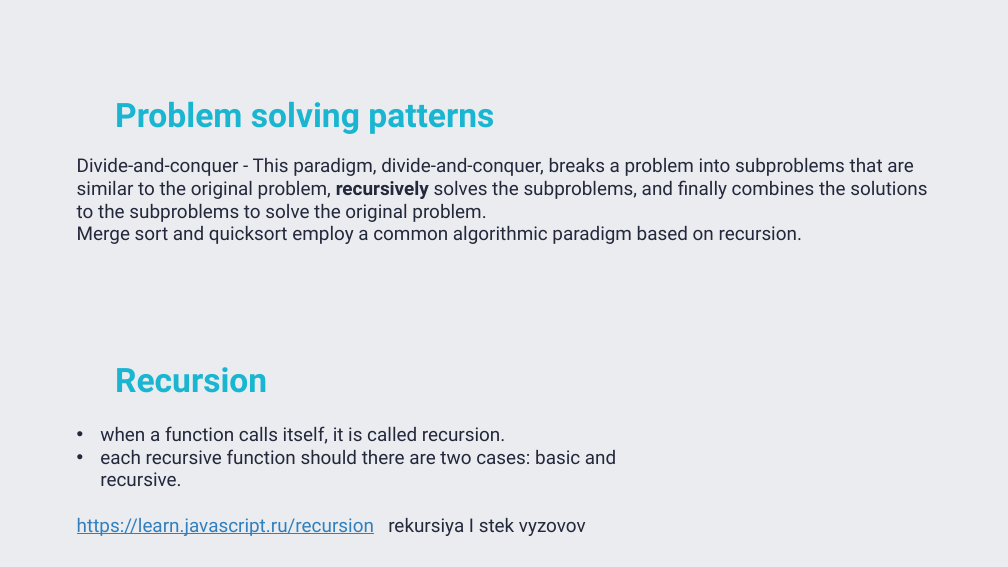
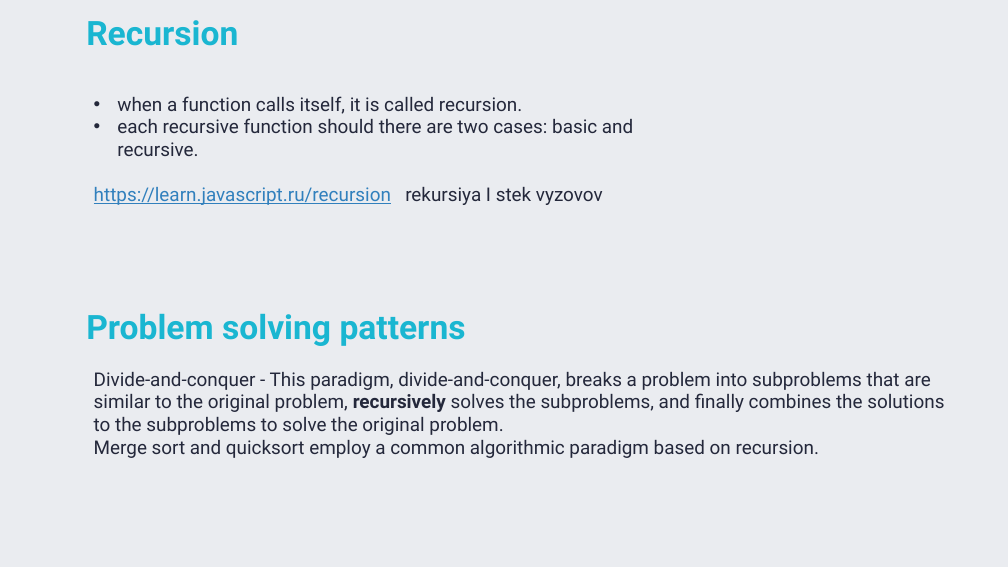
Before and after one commit to TigranVardanyan/Algorithms-and-Data-structures, a slide deck: slide 8 of ds&a.pptx (slide 7 before the commit). Drawn at 1008x567 pixels with LibreOffice and Linux fonts; fonts in the diff are those of the drawing. Boxes give left, top, right and bottom in pixels: in the first picture for what was removed or moved away, otherwise in the second. Text is boxed around its words. In the diff, an @@ line names an element or a change of style, - is before the commit and + after.

```diff
--- a/ds&a.pptx
+++ b/ds&a.pptx
@@ text "Recursion": place and size @@
-text "Recursion" at (115,367,267,393)
+text "Recursion" at (86,20,238,46)
@@ text "when a function calls itself, ...": place and size @@
-text "when a function calls itself, ..." at (77,426,616,536)
+text "when a function calls itself, ..." at (94,96,633,205)
@@ title "Problem solving patterns": place and size @@
-title "Problem solving patterns" at (115,101,494,134)
+title "Problem solving patterns" at (86,313,466,346)
@@ text "Divide-and-conquer - This paradigm, divide-and-conquer, ...": place and size @@
-text "Divide-and-conquer - This paradigm, divide-and-conquer, ..." at (77,158,927,244)
+text "Divide-and-conquer - This paradigm, divide-and-conquer, ..." at (94,372,944,458)
```
Also in this commit, not shown: 2 other slides changed, 1 slide added, 1 slide removed.
